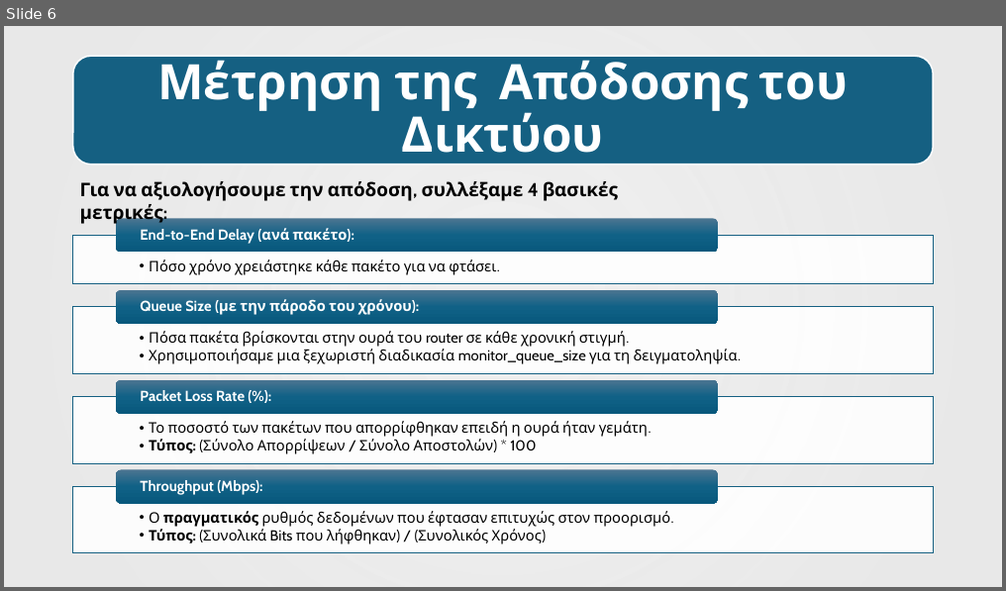
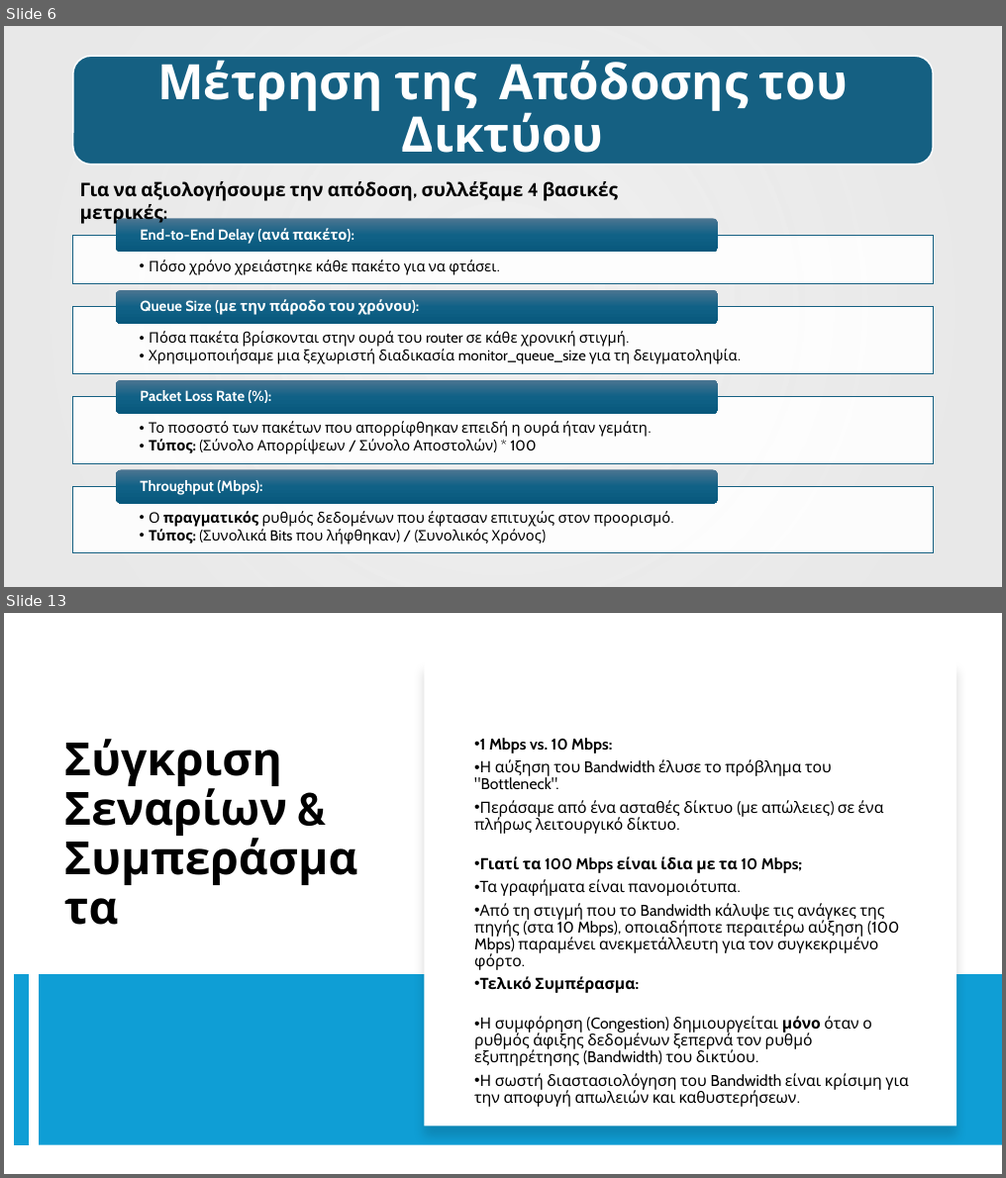
Before and after one commit to AlexandrosChal/Event-driven-network-simulation-in-Python-and-SimPy, a slide deck: Παρουσίαση.pptx. Shown one above the other, each under a label of ours: slide 6 before the commit, slides 6 and 13 after it; the slides between them are not shown. The pictures are 1006x591 and 1006x1178 pixels, drawn with LibreOffice and Linux fonts; fonts in the diff are those of the drawing; background and template pictures are left out. Boxes give left, top, right and bottom in pixels: in the first picture for what was removed or moved away, otherwise in the second. Text is boxed around its words. In the diff, an @@ line names an element or a change of style, - is before the commit and + after.

```diff
--- a/Παρουσίαση.pptx
+++ b/Παρουσίαση.pptx
@@ slide 13 added at bbox=[4, 613, 1002, 1174], background #FFFFFF @@
@@ rectangle added at bbox=[424, 661, 956, 1126], fill #FFFFFF @@
@@ title added at bbox=[64, 739, 287, 836], 44 pt, text #000000, bold @@
+Σύγκριση Σεναρίων & Συμπεράσματα
@@ subtitle added at bbox=[474, 738, 908, 1090], 15 pt, text #000000 @@
+• 1 Mbps vs. 10 Mbps:
+• Η αύξηση του Bandwidth έλυσε το πρόβλημα του "Bottleneck".
+• Περάσαμε από ένα ασταθές δίκτυο (με απώλειες) σε ένα πλήρως λειτουργικό δίκτυο.
+• Γιατί τα 100 Mbps είναι ίδια με τα 10 Mbps;
+• Τα γραφήματα είναι πανομοιότυπα.
+• Από τη στιγμή που το Bandwidth κάλυψε τις ανάγκες της πηγής (στα 10 Mbps), οποιαδήποτε περαιτέρω αύξηση (100 Mbps) παραμένει ανεκμετάλλευτη για τον συγκεκριμένο φόρτο.
+• Τελικό Συμπέρασμα:
+• Η συμφόρηση (Congestion) δημιουργείται μόνο όταν ο ρυθμός άφιξης δεδομένων ξεπερνά τον ρυθμό εξυπηρέτησης (Bandwidth) του δικτύου.
+• Η σωστή διαστασιολόγηση του Bandwidth είναι κρίσιμη για την αποφυγή απωλειών και καθυστερήσεων.
@@ line added from (21, 974) to (21, 1146), #0F9ED5 14 pt @@
@@ rectangle added at bbox=[39, 974, 1002, 1146], fill #0F9ED5 @@
```
Also in this commit, not shown: 4 slides changed, 6 other slides added, 6 slides removed, 1 other file.
